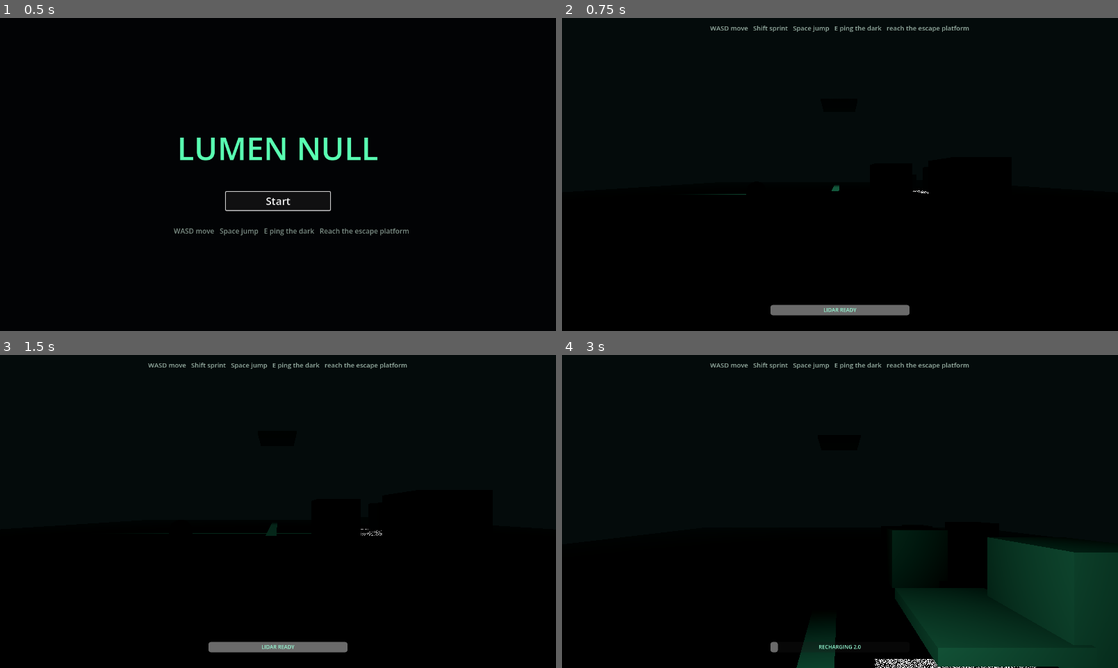
Above: before the commit, frames 1-4 (two rows, left to right).
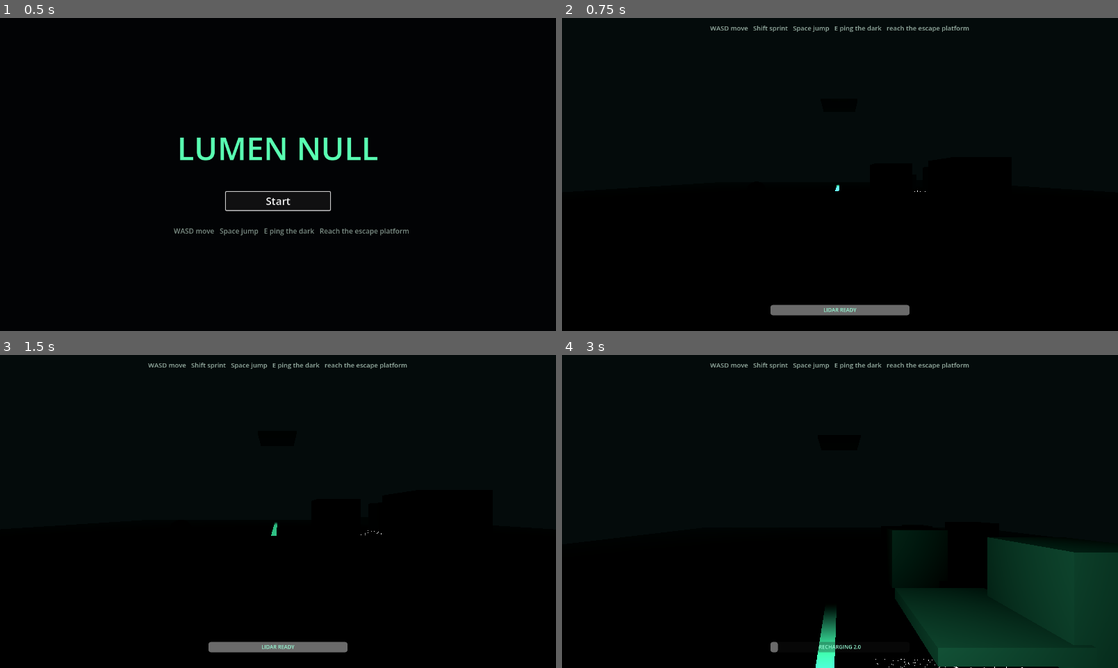
Above: after the commit, the same moments.

Repository: eliasz-git/lumen-null
Game: Godot game, scene res://scenes/title_screen.tscn
Two runs of this game, one before a commit and one after it. Both use one fixed random seed, a clock stepped at 60 frames per second and the inputs below.
Inputs (mouse positions are in pixels of both pictures, inside the frame that each line leads up to):
- Up to frame 1 (0.5 s): no input
- Up to frame 2 (0.75 s): click "Start" at 0.5 s
- Up to frame 3 (1.5 s): tap Enter at 1.25 s; move the mouse to (305, 511) at 1.27 s; hold W (move_forward) from 1.28 s (still down); hold Shift (sprint) from 1.28 s (still down)
- Up to frame 4 (3 s): keep holding W (move_forward); tap Space (jump) at 1.52, 2.27, 2.75 s; move the mouse to (812, 511) at 2.02 s; release Shift (sprint) at 2.03 s; tap R at 2.1 s; move the mouse to (851, 505) at 2.77 s; tap E at 2.85 s

Frame 1 is identical in both runs. In frame 2, less than 0.1% of the frame differs, in the area x 25-66%, y 53-57%; in frame 3, 0.1%; in frame 4, 1.1%, in the area x 42-86%, y 81-100%.

Commit message:
fix: mouse capture, audio looping, scanning visuals
- player.gd: force mouse capture every frame in _process
- enemy.gd: heartbeat loops via finished signal reconnect
- reveal.gdshader: wireframe lines over dots, brighter glow (4x), denser scan
- reveal.tres: higher point density (0.85), tighter wire scale (0.6)
- All scripts verified: no errors in headless run

Diff:
--- a/materials/reveal.tres
+++ b/materials/reveal.tres
@@ -7,6 +7,6 @@
 shader_parameter/tint = Color(1, 1, 1, 1)
 shader_parameter/ping_radius = 14.0
 shader_parameter/reveal_duration = 2.2
-shader_parameter/point_density = 0.42
-shader_parameter/wire_scale = 1.2
+shader_parameter/point_density = 0.85
+shader_parameter/wire_scale = 0.6
 shader_parameter/show_base = false
--- a/scripts/enemy.gd
+++ b/scripts/enemy.gd
@@ -21,6 +21,12 @@
 	heartbeat.autoplay = true
 	add_child(heartbeat)
 	heartbeat.playing = true
+	heartbeat.finished.connect(_loop_heartbeat)
+
+
+func _loop_heartbeat() -> void:
+	if heartbeat:
+		heartbeat.play()
 
 
 # Called by spawner when a pulse is heard. Move toward the last ping location.
--- a/scripts/player.gd
+++ b/scripts/player.gd
@@ -44,6 +44,8 @@
 func _process(delta: float) -> void:
 	if charging:
 		hold_time += delta
+	# Keep mouse captured so camera rotation works.
+	Input.set_mouse_mode(Input.MOUSE_MODE_CAPTURED)
 
 
 func _unhandled_input(event: InputEvent) -> void:
--- a/shaders/reveal.gdshader
+++ b/shaders/reveal.gdshader
@@ -35,11 +35,11 @@
 
 	// Deterministic pseudo-random dot grid from local position.
 	vec3 h = fract(sin(local_pos * vec3(1.7, 2.3, 3.1)) * 43758.5453);
-	float dot = step(1.0 - point_density, h.r * h.g);
+	float dot = step(0.95, h.r * h.g);
 
-	// Faint wireframe edges.
-	vec3 edge = step(0.97, abs(fract(local_pos * wire_scale)));
-	float wire = max(edge.r, max(edge.g, edge.b)) * 0.25;
+	// Prominent wireframe edges — the scan reveals structure as glowing lines.
+	vec3 edge = step(0.985, abs(fract(local_pos * wire_scale)));
+	float wire = max(edge.r, max(edge.g, edge.b)) * 0.6;
 
 	float lit = max(dot, wire);
 
@@ -48,7 +48,7 @@
 		base = vec3(0.055, 0.065, 0.075);
 	}
 
-	vec3 glow = tint * reveal * lit * 2.0;
+	vec3 glow = tint * reveal * lit * 4.0;
 	vec3 col = base + glow;
 	ALBEDO = col;
 	EMISSION = col;
